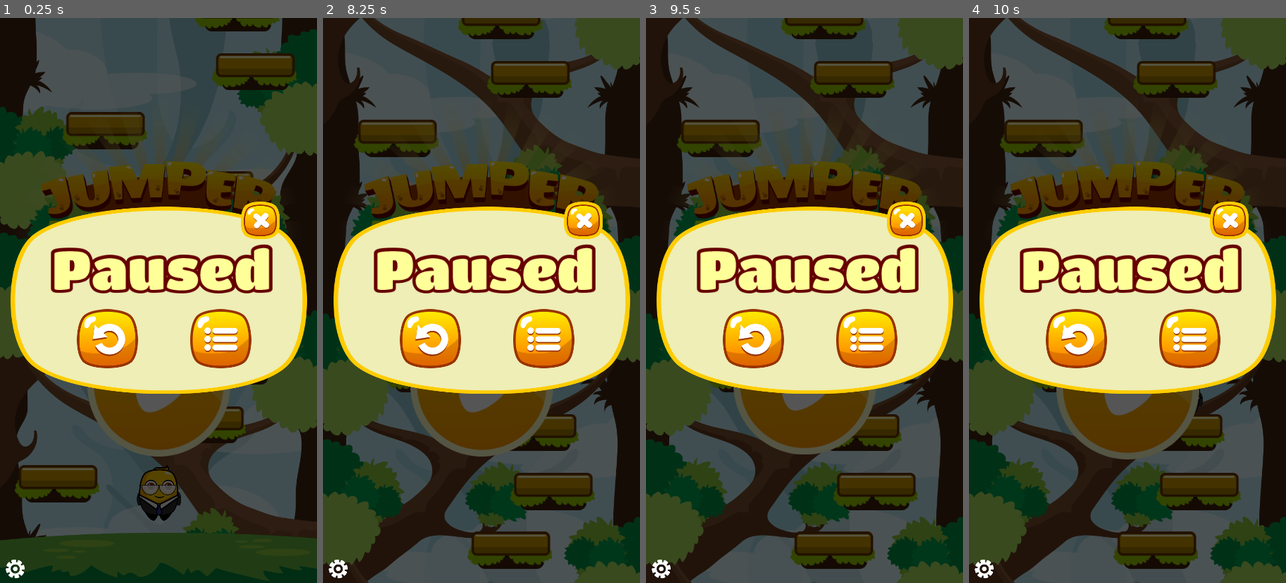
Above: before the commit, frames 1-4 (left to right).
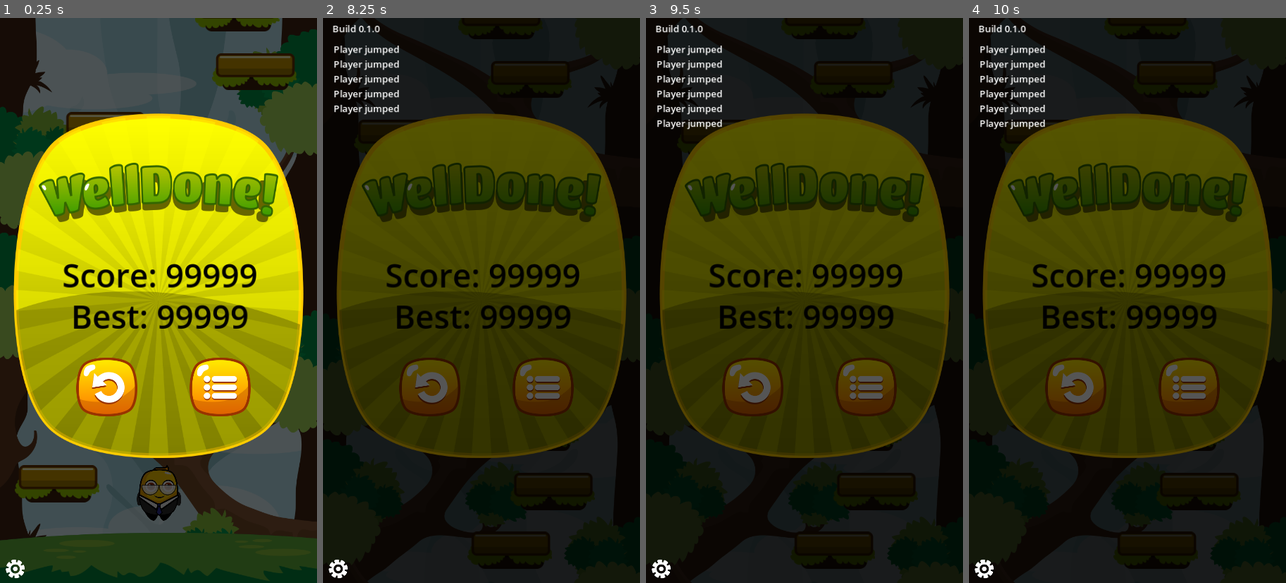
Above: after the commit, the same moments.

Repository: marleeeeeey/game_mvp_003_jumper_jam
Game: Godot game, scene res://scenes/main.tscn
Two runs of this game, one before a commit and one after it. Both use one fixed random seed, a clock stepped at 60 frames per second and the inputs below.
Inputs (mouse positions are in pixels of both pictures, inside the frame that each line leads up to):
- Up to frame 1 (0.25 s): no input
- Up to frame 2 (8.25 s): click (430, 385) at 0.52 s; click (541, 385) at 1.27 s; click (430, 340) at 2.02 s; click (541, 340) at 2.77 s; click (430, 385) at 3.52 s; click (430, 385) at 4.27 s; click (481, 390) at 5.02 s; click (481, 385) at 5.77 s; click (430, 340) at 6.52 s; click (430, 340) at 7.27 s; click (338, 566) at 8 s
- Up to frame 3 (9.5 s): hold D (move_right) from 8.78 s (still down)
- Up to frame 4 (10 s): release D (move_right) at 9.53 s; hold A (move_left) from 9.53 s (still down)

The runs differ from the first frame. In frame 1, 48% of the frame differs, in the area x 3-97%, y 16-78%; in frame 2, 85%; in frame 3, 85%; in frame 4, 85%, in the area x 0-100%, y 0-100%.

Commit message:
44. Create dummy central callback for every buttons.

Diff:
--- a/scenes/game_over_screen.tscn
+++ b/scenes/game_over_screen.tscn
@@ -2,7 +2,7 @@
 
 [ext_resource type="Texture2D" uid="uid://cwoji331h3414" path="res://assets/textures/ui/Box04.png" id="1_e6xl5"]
 [ext_resource type="Texture2D" uid="uid://yxshg4l2ibh6" path="res://assets/textures/ui/Welldone.png" id="2_v3gam"]
-[ext_resource type="PackedScene" uid="uid://s6rs3em1gb41" path="res://scenes/sceen_button.tscn" id="3_ijc3n"]
+[ext_resource type="PackedScene" uid="uid://s6rs3em1gb41" path="res://scenes/screen_button.tscn" id="3_ijc3n"]
 [ext_resource type="Texture2D" uid="uid://dsviyrmnlxptm" path="res://assets/textures/ui/RestartBtn.png" id="4_j01ui"]
 [ext_resource type="Texture2D" uid="uid://wcbaftwyqo0" path="res://assets/textures/ui/menuBtn.png" id="5_ru017"]
 
--- a/scenes/pause_screen.tscn
+++ b/scenes/pause_screen.tscn
@@ -2,7 +2,7 @@
 
 [ext_resource type="Texture2D" uid="uid://clkhcoh45840v" path="res://assets/textures/ui/Box02.png" id="1_kawk8"]
 [ext_resource type="Texture2D" uid="uid://chhd47rmev6bw" path="res://assets/textures/ui/PausedText.png" id="2_rm2re"]
-[ext_resource type="PackedScene" uid="uid://s6rs3em1gb41" path="res://scenes/sceen_button.tscn" id="3_mfcke"]
+[ext_resource type="PackedScene" uid="uid://s6rs3em1gb41" path="res://scenes/screen_button.tscn" id="3_mfcke"]
 [ext_resource type="Texture2D" uid="uid://dsviyrmnlxptm" path="res://assets/textures/ui/RestartBtn.png" id="4_qbgfq"]
 [ext_resource type="Texture2D" uid="uid://wcbaftwyqo0" path="res://assets/textures/ui/menuBtn.png" id="5_rgu6c"]
 [ext_resource type="Texture2D" uid="uid://hwmv3hjx47cm" path="res://assets/textures/ui/Closebtn2.png" id="6_hbfts"]
--- a/scenes/sceen_button.tscn
+++ /dev/null
@@ -1,8 +0,0 @@
-[gd_scene load_steps=2 format=3 uid="uid://s6rs3em1gb41"]
-
-[ext_resource type="Script" path="res://scripts/sceen_button.gd" id="1_vi5wp"]
-
-[node name="SceenButton" type="TextureButton" groups=["buttons"]]
-script = ExtResource("1_vi5wp")
-
-[connection signal="pressed" from="." to="." method="_on_pressed"]
--- /dev/null
+++ b/scenes/screen_button.tscn
@@ -0,0 +1,8 @@
+[gd_scene load_steps=2 format=3 uid="uid://s6rs3em1gb41"]
+
+[ext_resource type="Script" path="res://scripts/sceen_button.gd" id="1_0iwv3"]
+
+[node name="ScreenButton" type="TextureButton" groups=["buttons"]]
+script = ExtResource("1_0iwv3")
+
+[connection signal="pressed" from="." to="." method="_on_pressed"]
--- a/scenes/screens.tscn
+++ b/scenes/screens.tscn
@@ -1,12 +1,21 @@
-[gd_scene load_steps=5 format=3 uid="uid://b7xqfh3meiodu"]
+[gd_scene load_steps=6 format=3 uid="uid://b7xqfh3meiodu"]
 
 [ext_resource type="Script" path="res://scripts/screens.gd" id="1_7uwko"]
 [ext_resource type="Texture2D" uid="uid://dtnusuyn30caj" path="res://assets/textures/ui/gear.png" id="2_elgpt"]
 [ext_resource type="PackedScene" uid="uid://cwfom7k3dro3m" path="res://scenes/title_screen.tscn" id="3_wfrmb"]
+[ext_resource type="PackedScene" uid="uid://dagxefwuc5i5y" path="res://scenes/game_over_screen.tscn" id="4_mvtbe"]
 [ext_resource type="PackedScene" uid="uid://cf8cq1f8d0f3b" path="res://scenes/pause_screen.tscn" id="4_rbw1o"]
 
 [node name="Screens" type="CanvasLayer"]
 script = ExtResource("1_7uwko")
+
+[node name="TitleScreen" parent="." instance=ExtResource("3_wfrmb")]
+visible = false
+
+[node name="PauseScreen" parent="." instance=ExtResource("4_rbw1o")]
+visible = false
+
+[node name="GameOverScreen" parent="." instance=ExtResource("4_mvtbe")]
 
 [node name="Debug" type="Control" parent="."]
 z_index = 4096
@@ -16,6 +25,7 @@
 anchor_bottom = 1.0
 grow_horizontal = 2
 grow_vertical = 2
+mouse_filter = 2
 
 [node name="ConsoleLog" type="Control" parent="Debug" groups=["debug_console"]]
 layout_mode = 1
@@ -79,8 +89,4 @@
 ignore_texture_size = true
 stretch_mode = 0
 
-[node name="TitleScreen" parent="." instance=ExtResource("3_wfrmb")]
-
-[node name="PauseScreen" parent="." instance=ExtResource("4_rbw1o")]
-
 [connection signal="pressed" from="Debug/ToggleConsole" to="." method="_on_toggle_console_pressed"]
--- a/scenes/title_screen.tscn
+++ b/scenes/title_screen.tscn
@@ -1,7 +1,7 @@
 [gd_scene load_steps=7 format=3 uid="uid://cwfom7k3dro3m"]
 
 [ext_resource type="Texture2D" uid="uid://b464g01typjd8" path="res://assets/textures/ui/BigLogo.png" id="1_qvjyg"]
-[ext_resource type="PackedScene" uid="uid://s6rs3em1gb41" path="res://scenes/sceen_button.tscn" id="2_db53j"]
+[ext_resource type="PackedScene" uid="uid://s6rs3em1gb41" path="res://scenes/screen_button.tscn" id="2_db53j"]
 [ext_resource type="Texture2D" uid="uid://bweiuk6g1yeel" path="res://assets/textures/ui/PlayBtn.png" id="3_2gq5q"]
 
 [sub_resource type="Animation" id="Animation_dp76b"]
@@ -10,7 +10,7 @@
 tracks/0/type = "value"
 tracks/0/imported = false
 tracks/0/enabled = true
-tracks/0/path = NodePath("Control/Play:position")
+tracks/0/path = NodePath("Control/TitlePlay:position")
 tracks/0/interp = 2
 tracks/0/loop_wrap = true
 tracks/0/keys = {
@@ -25,7 +25,7 @@
 tracks/0/type = "value"
 tracks/0/imported = false
 tracks/0/enabled = true
-tracks/0/path = NodePath("Control/Play:position")
+tracks/0/path = NodePath("Control/TitlePlay:position")
 tracks/0/interp = 1
 tracks/0/loop_wrap = true
 tracks/0/keys = {
@@ -79,7 +79,7 @@
 texture = ExtResource("1_qvjyg")
 expand_mode = 1
 
-[node name="Play" parent="Control" instance=ExtResource("2_db53j")]
+[node name="TitlePlay" parent="Control" instance=ExtResource("2_db53j")]
 layout_mode = 1
 anchors_preset = 8
 anchor_left = 0.5
--- a/scripts/sceen_button.gd
+++ b/scripts/sceen_button.gd
@@ -1,6 +1,8 @@
 extends TextureButton
+class_name ScreenButton
 
 signal clicked(button)
 
+
 func _on_pressed():
 	clicked.emit(self)
--- a/scripts/screens.gd
+++ b/scripts/screens.gd
@@ -2,8 +2,35 @@
 
 @onready var console = $Debug/ConsoleLog
 
+
 func _ready() -> void:
 	console.visible = false
+	register_buttons()
+
+
+func register_buttons():
+	var buttons = get_tree().get_nodes_in_group("buttons")
+	if buttons.size() > 0:
+		for button in buttons:
+			if button is ScreenButton:
+				button.clicked.connect(_on_button_pressed)
+
+
+func _on_button_pressed(button: ScreenButton):
+	match button.name:
+		"TitlePlay":
+			print("Title play")
+		"PauseRetry":
+			print("Pause retry")
+		"PauseBack":
+			print("Pause back")
+		"PauseClose":
+			print("Pause close")
+		"GameOverRetry":
+			print("Game over retry")
+		"GameOverBack":
+			print("Game over back")
+
 
 func _on_toggle_console_pressed():
 	console.visible = !console.visible
Not shown, changed: README.md
